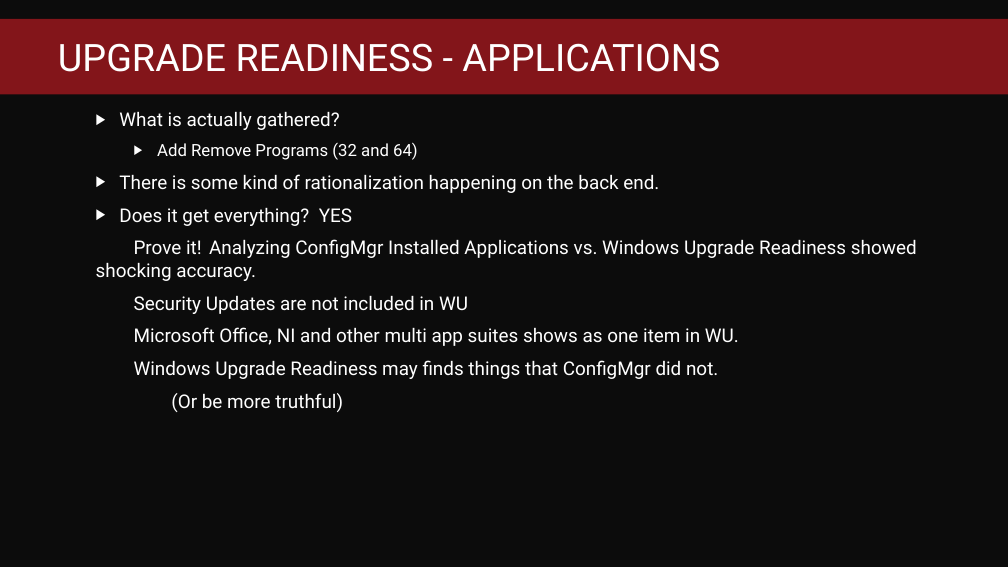
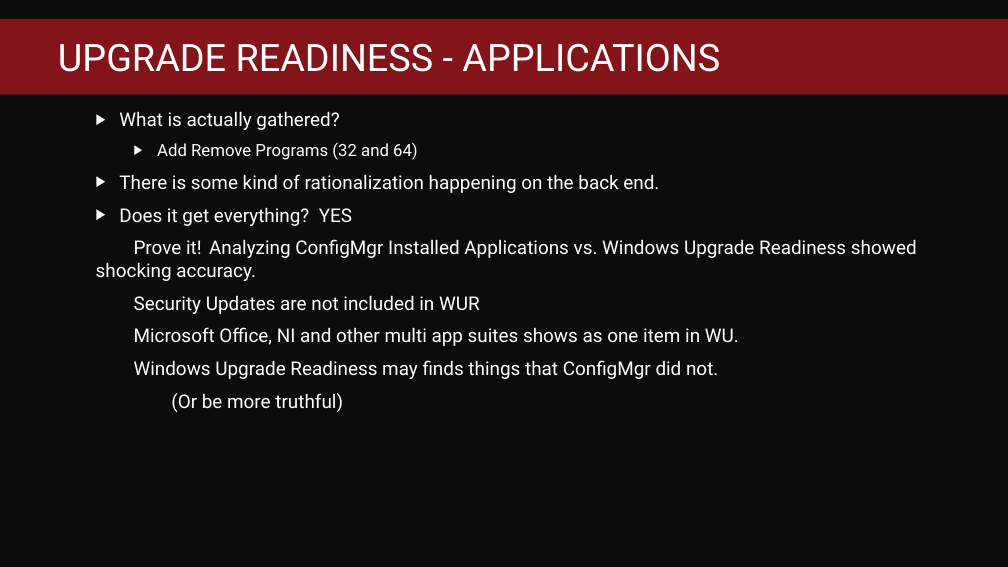
Before and after one commit to fredbainbridge/WindowsUpgradeReadiness, a slide deck: slide 13 of MMS 2017 - Windows Upgrade Readiness.pptx. Drawn at 1008x567 pixels with LibreOffice and Linux fonts; fonts in the diff are those of the drawing; background and template pictures are left out. Boxes give left, top, right and bottom in pixels: in the first picture for what was removed or moved away, otherwise in the second. Text is boxed around its words. In the diff, an @@ line names an element or a change of style, - is before the commit and + after.

```diff
--- a/MMS 2017 - Windows Upgrade Readiness.pptx
+++ b/MMS 2017 - Windows Upgrade Readiness.pptx
@@ text at (134,295,480,314): text changed @@
-  Security Updates are not included in WU
+  Security Updates are not included in WUR
```
Also in this commit, not shown: 8 other slides changed, 1 slide added.
